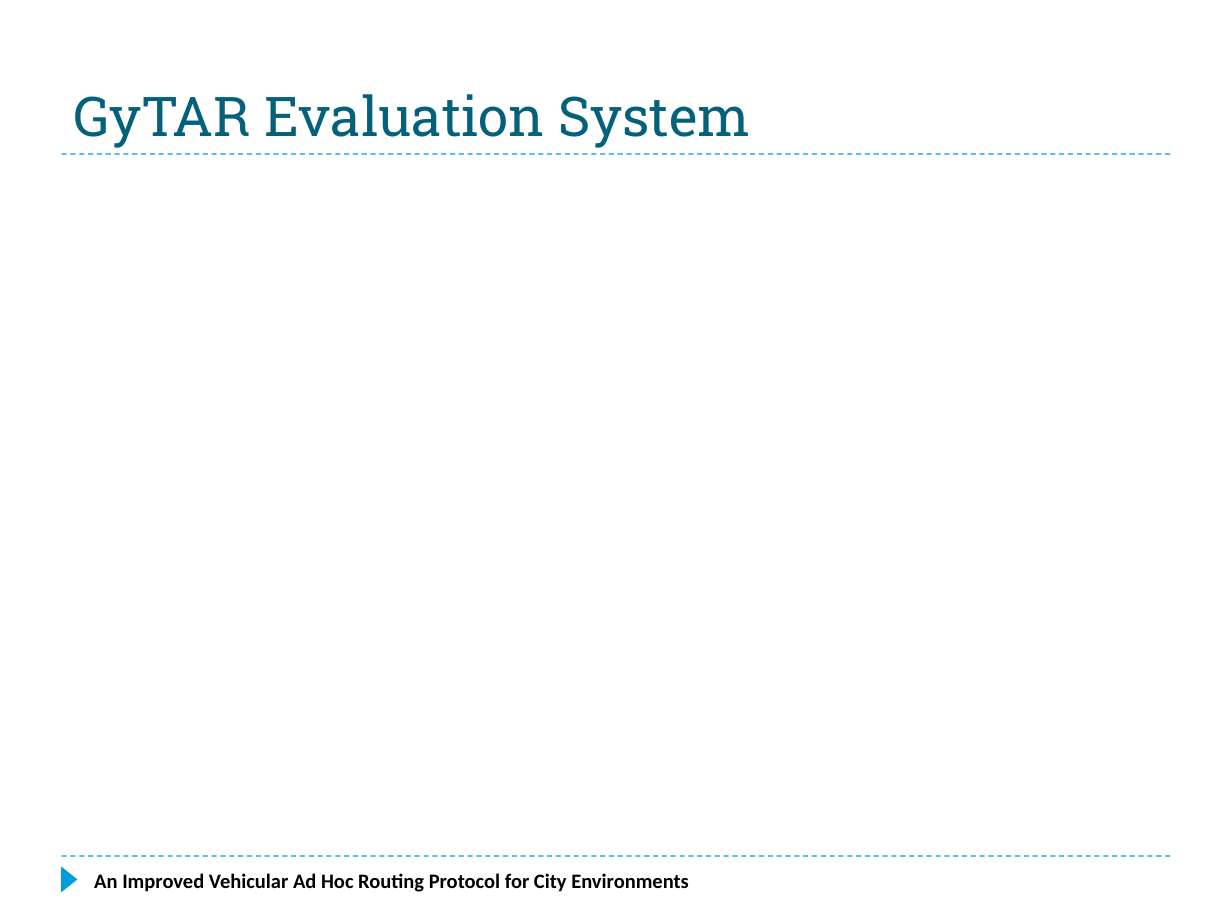
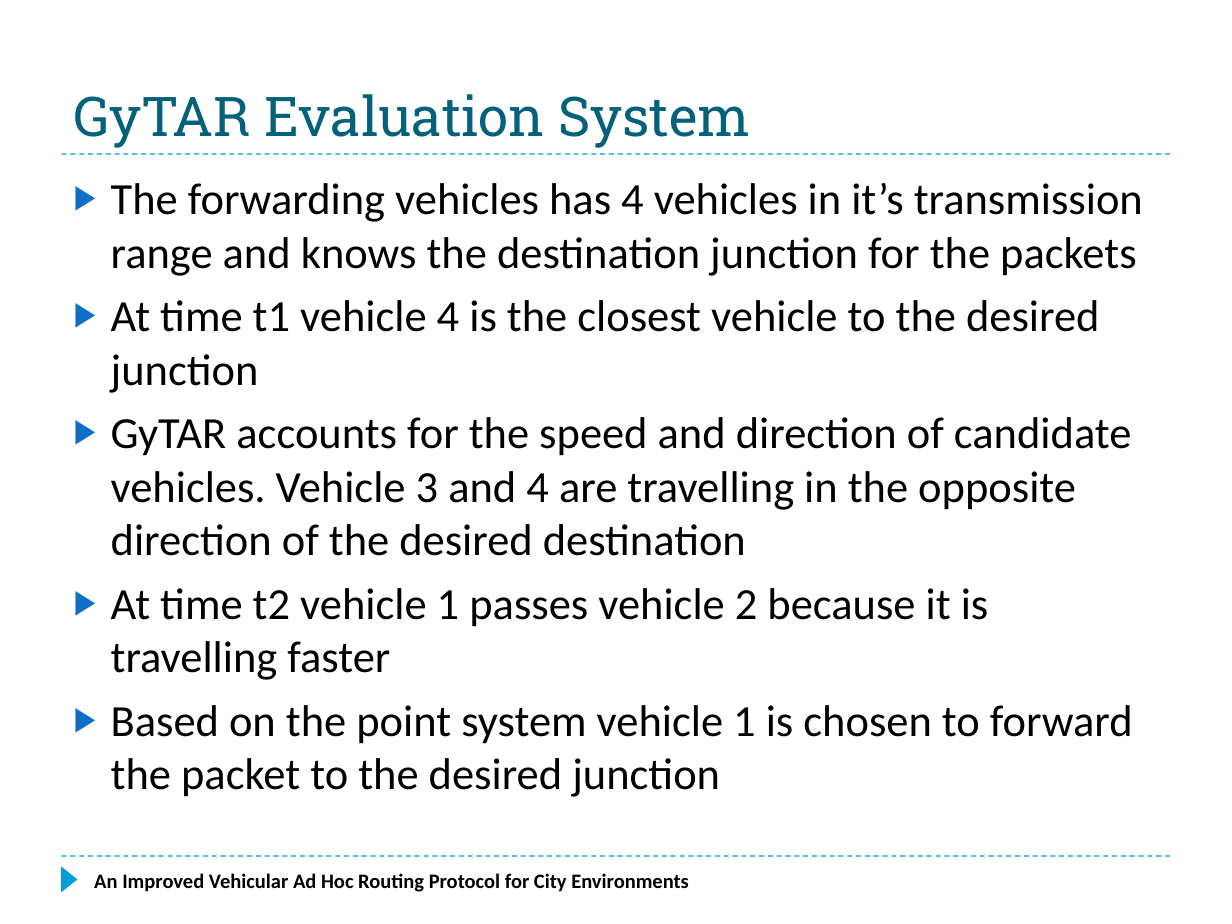
Before and after one commit to f33losopher/EEMaster_VANET, a slide deck: slide 71 of VANET_Felix.pptx (slide 70 before the commit). Drawn at 1232x924 pixels with LibreOffice and Linux fonts; fonts in the diff are those of the drawing. Boxes give left, top, right and bottom in pixels: in the first picture for what was removed or moved away, otherwise in the second. Text is boxed around its words. In the diff, an @@ line names an element or a change of style, - is before the commit and + after.

Commit message:
Update power point with simulations

```diff
--- a/VANET_Felix.pptx
+++ b/VANET_Felix.pptx
@@ text added at bbox=[111, 183, 1143, 797], 26 pt, text #000000 @@
+▶ The forwarding vehicles has 4 vehicles in it’s transmission range and knows the destination junction for the packets
+▶ At time t1 vehicle 4 is the closest vehicle to the desired junction
+▶ GyTAR accounts for the speed and direction of candidate vehicles. Vehicle 3 and 4 are travelling in the opposite direction of the desired destination
+▶ At time t2 vehicle 1 passes vehicle 2 because it is travelling faster
+▶ Based on the point system vehicle 1 is chosen to forward the packet to the desired junction
```
Also in this commit, not shown: 1 other slide changed, 3 slides added, 1 other file.
